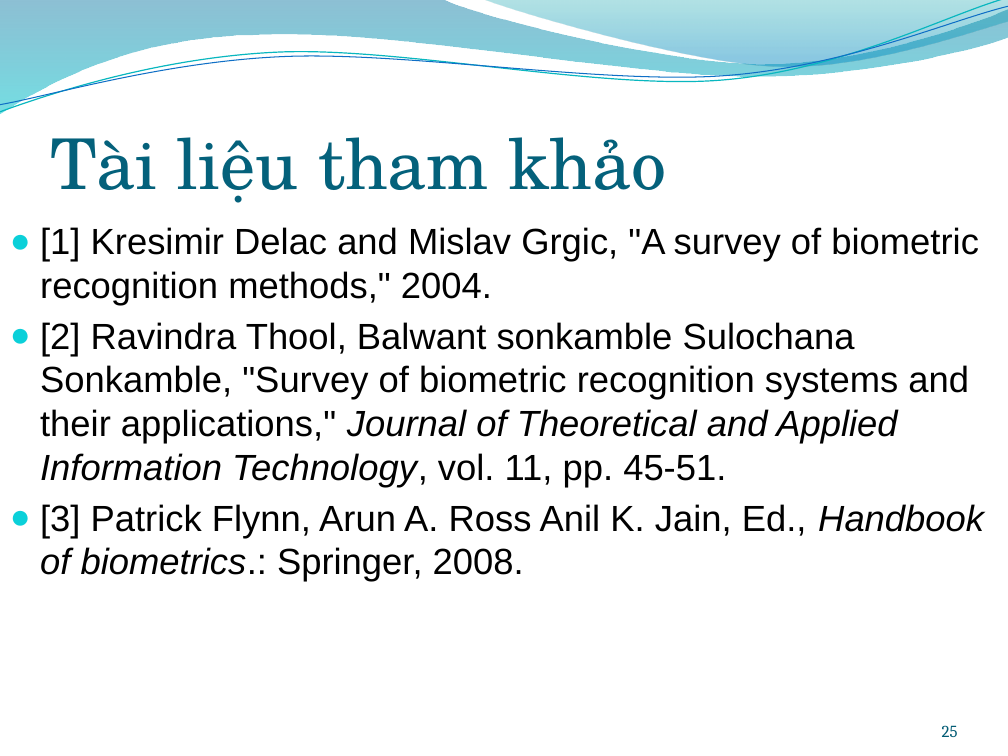
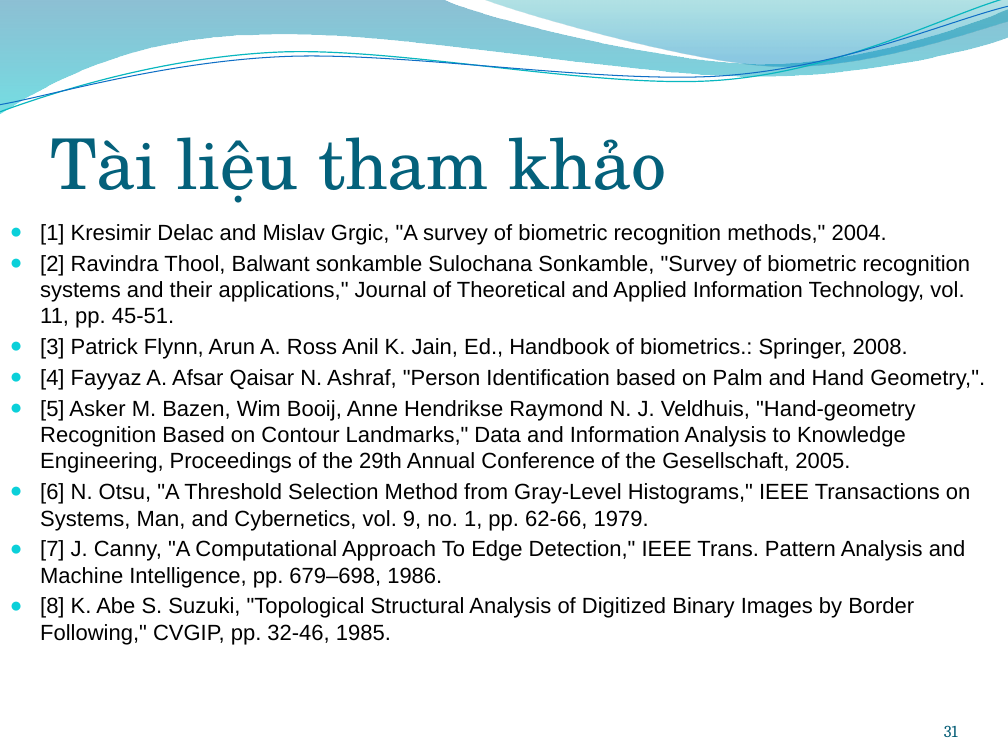
Before and after one commit to trianindiaputra/handgeometry, a slide deck: slide 31 of Documentation/presentation.pptx (slide 25 before the commit). Drawn at 1008x756 pixels with LibreOffice and Linux fonts; fonts in the diff are those of the drawing; background and template pictures are left out. Boxes give left, top, right and bottom in pixels: in the first picture for what was removed or moved away, otherwise in the second. Text is boxed around its words. In the diff, an @@ line names an element or a change of style, - is before the commit and + after.

```diff
--- a/Documentation/presentation.pptx
+++ b/Documentation/presentation.pptx
@@ text at [40,224,971,359]: size 26 to 15.7 pt in "[1] Kresimir Delac and Mislav Grgic, "A ...", "[2] Ravindra Thool, Balwant sonkamble Sulochana Sonkamble, ...", "[3] Patrick Flynn, Arun A. Ross Anil ..."; italic off in "Journal of Theoretical and Applied Information Technology,", "Handbook of biometrics.:"; less space between paragraphs @@
@@ text at [40,369,985,645]: paragraphs added @@
+● [4] Fayyaz A. Afsar Qaisar N. Ashraf, "Person Identification based on Palm and Hand Geometry,".
+● [5] Asker M. Bazen, Wim Booij, Anne Hendrikse Raymond N. J. Veldhuis, "Hand-geometry Recognition Based on Contour Landmarks," Data and Information Analysis to Knowledge Engineering, Proceedings of the 29th Annual Conference of the Gesellschaft, 2005.
+● [6] N. Otsu, "A Threshold Selection Method from Gray-Level Histograms," IEEE Transactions on Systems, Man, and Cybernetics, vol. 9, no. 1, pp. 62-66, 1979.
+● [7] J. Canny, "A Computational Approach To Edge Detection," IEEE Trans. Pattern Analysis and Machine Intelligence, pp. 679–698, 1986.
+● [8] K. Abe S. Suzuki, "Topological Structural Analysis of Digitized Binary Images by Border Following," CVGIP, pp. 32-46, 1985.
@@ page number at [944,725,958,737]: text changed @@
-25
+31
```
Also in this commit, not shown: 3 other slides changed, 6 slides added.
